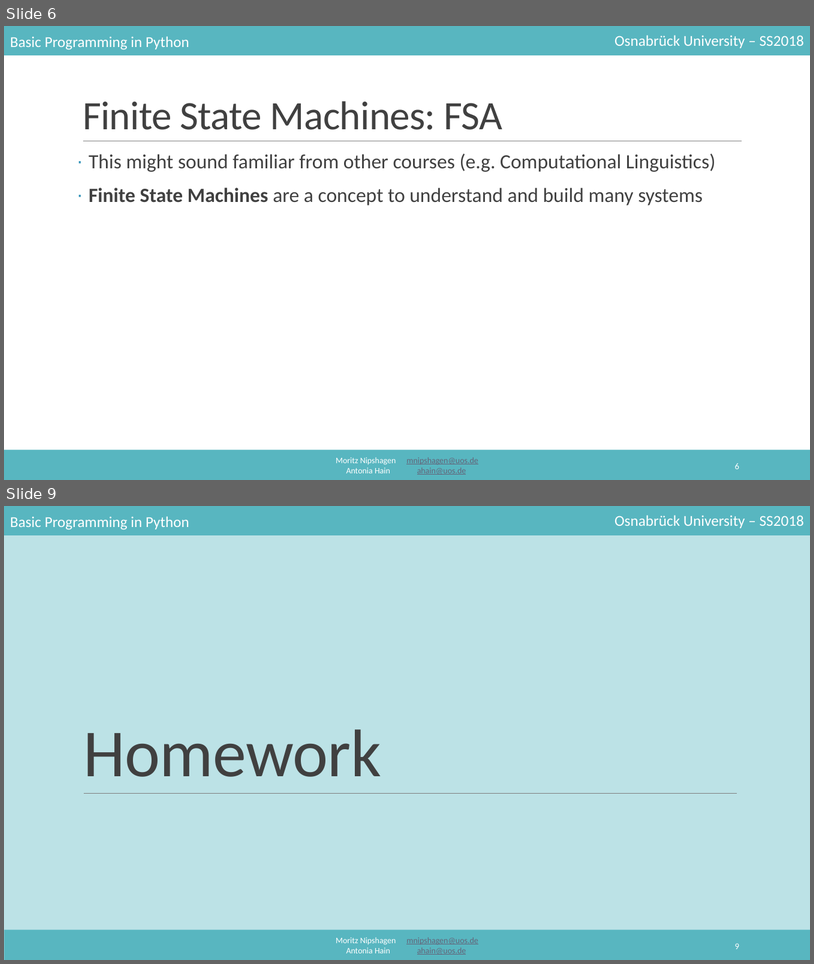
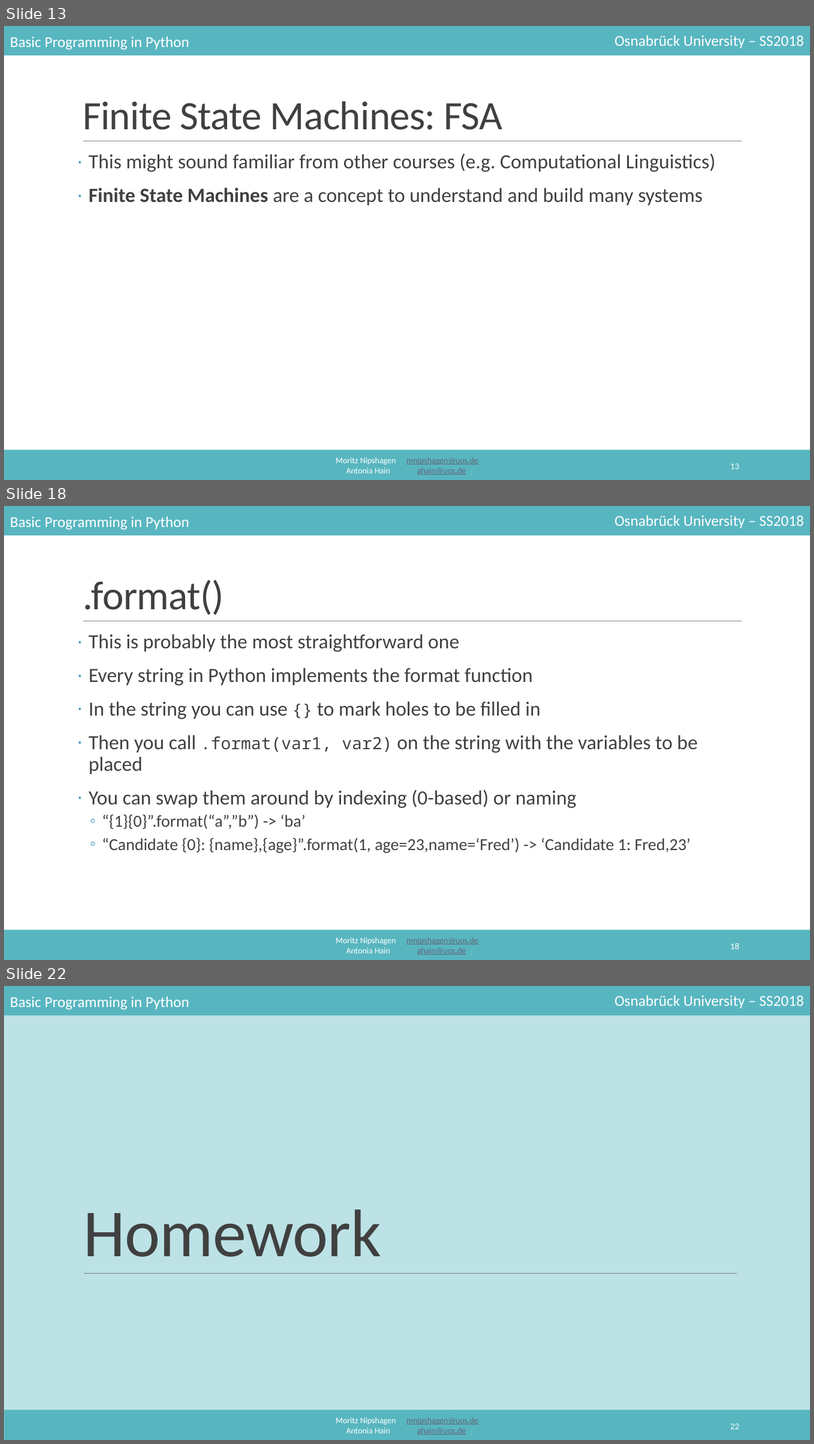
Before and after one commit to mnipshagen/monty, a slide deck: 2018/05/05_Strings_and_Regex.pptx. Shown one above the other, each under a label of ours: slides 6 and 9 before the commit, slides 13, 18 and 22 after it; the slides between them are not shown. The pictures are 814x964 and 814x1444 pixels, drawn with LibreOffice and Linux fonts; fonts in the diff are those of the drawing. Boxes give left, top, right and bottom in pixels: in the first picture for what was removed or moved away, otherwise in the second. Text is boxed around its words. In the diff, an @@ line names an element or a change of style, - is before the commit and + after.

```diff
--- a/2018/05/05_Strings_and_Regex.pptx
+++ b/2018/05/05_Strings_and_Regex.pptx
@@ slide 18 added at [4, 506, 810, 960], background #FFFFFF; not listed: 6 template elements that a slide beside it also shows @@
@@ title added at [83, 580, 224, 615], 48 pt, text #404040 @@
+.format()
@@ text added at [89, 634, 698, 853], 24 pt, text #404040 @@
+· This is probably the most straightforward one
+· Every string in Python implements the format function
+· In the string you can use {} to mark holes to be filled in
+· Then you call .format(var1, var2) on the string with the variables to be placed
+· You can swap them around by indexing (0-based) or naming
+  ◦ “{1}{0}”.format(“a”,”b”) -> ‘ba’
+  ◦ “Candidate {0}: {name},{age}”.format(1, age=23,name=‘Fred’) -> ‘Candidate 1: Fred,23’
@@ page number added at [731, 943, 740, 949], 10.5 pt, text #FFFFFF @@
+18
@@ what was slide 6 is now slide 13 @@
@@ page number at [731, 463, 740, 469]: text changed @@
-6
+13
@@ what was slide 9 is now slide 22 @@
@@ page number at [731, 1423, 740, 1429]: text changed @@
-9
+22
```
Also in this commit, not shown: 2 slides changed, 14 other slides added, 2 slides removed, 1 other file.
